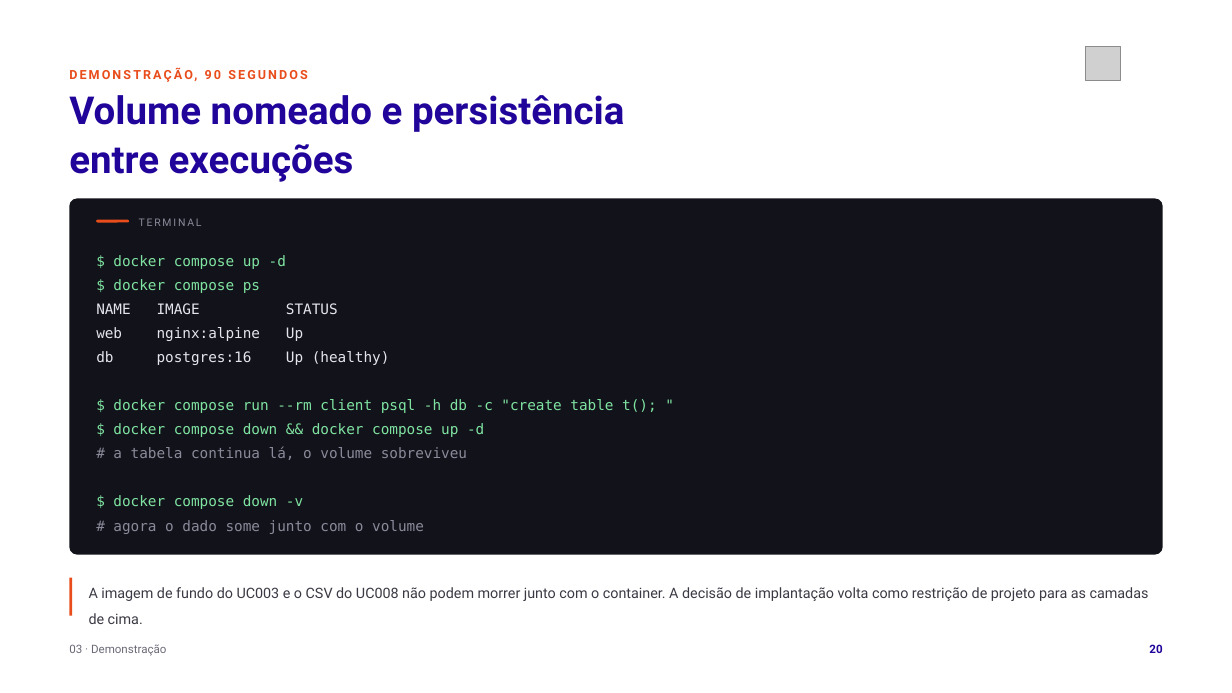
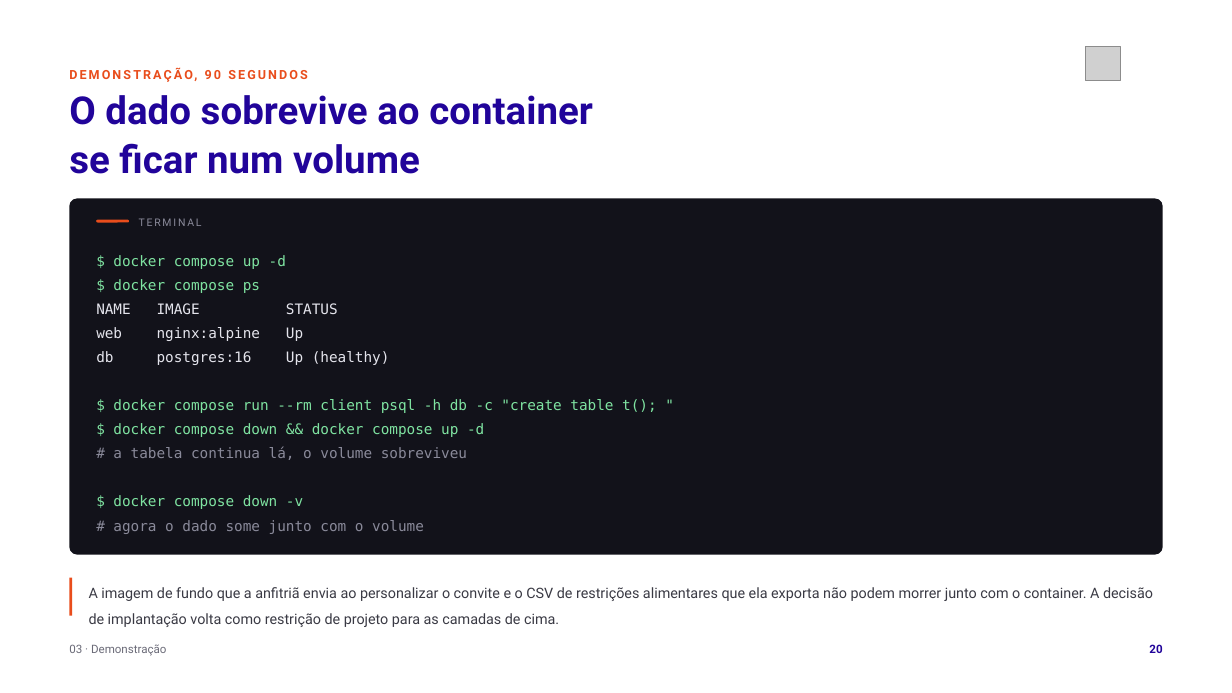
Before and after one commit to tcpassos/invite-app, a slide deck: slide 20 of trabalhos/T1-Docker-Invite-People.pptx. Drawn at 1232x693 pixels with LibreOffice and Linux fonts; fonts in the diff are those of the drawing; grey boxes stand for pictures. Boxes give left, top, right and bottom in pixels: in the first picture for what was removed or moved away, otherwise in the second. Text is boxed around its words. In the diff, an @@ line names an element or a change of style, - is before the commit and + after.

```diff
--- a/trabalhos/T1-Docker-Invite-People.pptx
+++ b/trabalhos/T1-Docker-Invite-People.pptx
@@ text at [69,95,593,174]: text changed @@
-Volume nomeado e persistência
-entre execuções
+O dado sobrevive ao container
+se ficar num volume
@@ text at [89,587,1153,627]: text changed @@
-A imagem de fundo do UC003 e o CSV do UC008 não podem morrer junto com o container. A decisão de implantação volta como restrição de projeto para as camadas de cima.
+A imagem de fundo que a anfitriã envia ao personalizar o convite e o CSV de restrições alimentares que ela exporta não podem morrer junto com o container. A decisão de implantação volta como restrição de projeto para as camadas de cima.
```
Also in this commit, not shown: 7 other slides changed, 12 other files.
